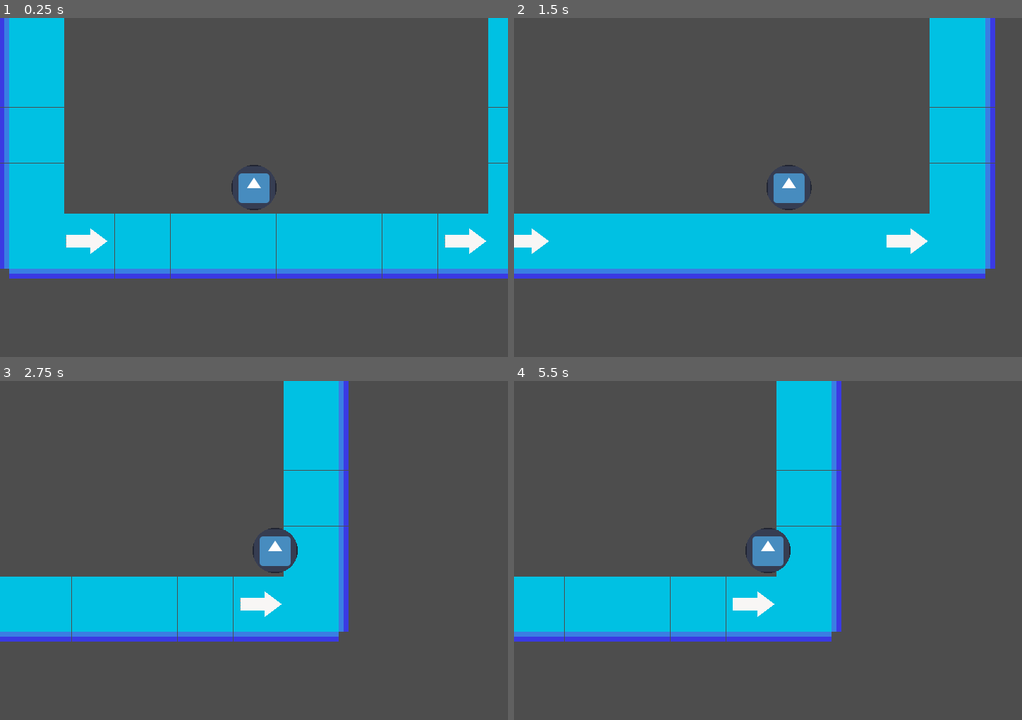
Above: before the commit, frames 1-4 (two rows, left to right).
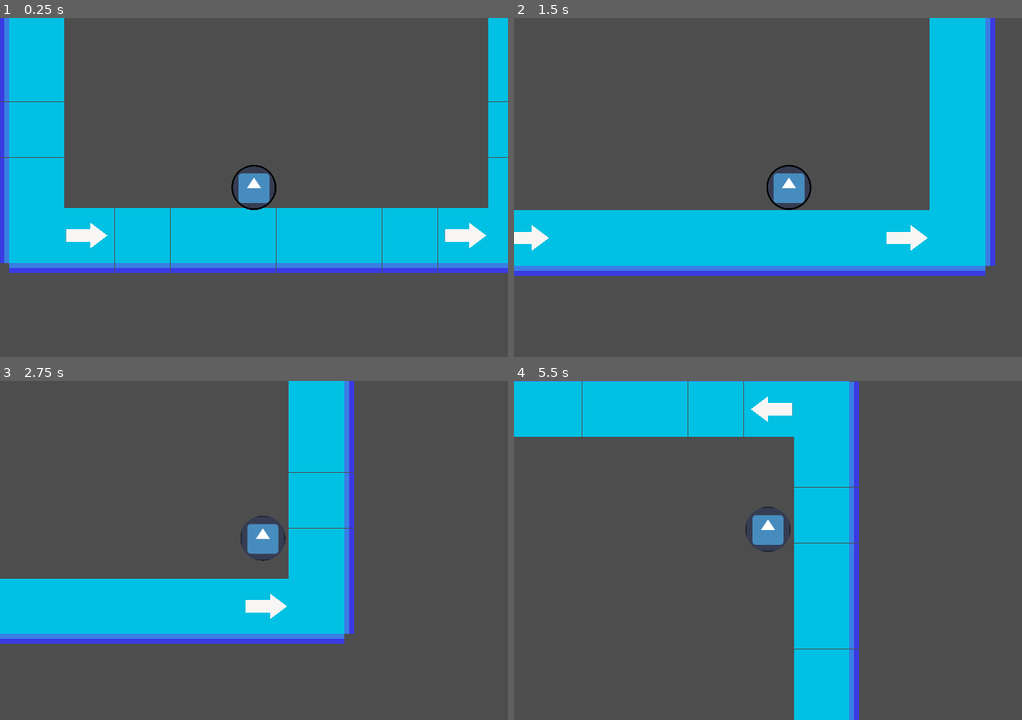
Above: after the commit, the same moments.

Repository: Timpan42/Italy-apl-game
Game: Godot game, scene res://Test-Scenes/Changin-Game-Direction.tscn
The game is run twice, just before and just after one commit, with the same random seed, the same clock (stepped at 60 frames per second) and the same inputs. This scene is started directly instead of the project's main scene. The engine's default icon, where the game draws it, is replaced by a stand-in: a white triangle on a blue panel in a dark square.
Inputs:
- Up to frame 1 (0.25 s): no input
- Up to frame 2 (1.5 s): tap Enter at 0.5 s; hold D (right_input) 0.53-1.28 s; tap Space (start_input) at 0.6, 1.35 s; hold Down (down_input) from 1.28 s (still down)
- Up to frame 3 (2.75 s): release Down (down_input) at 2.03 s; hold D (right_input) from 2.03 s (still down); tap Space (start_input) at 2.1 s
- Up to frame 4 (5.5 s): release D (right_input) at 2.78 s; hold Up (up_input) 2.78-3.53 s; tap Space (start_input) at 2.85, 3.6, 4.35, 5, 5.1 s; hold A (left_input) 3.53-5.03 s; hold Down (down_input) from 5.03 s (still down)

The runs differ from the first frame. In frame 1, 6.7% of the frame differs, in the area x 0-100%, y 24-77%; in frame 2, 3.6%; in frame 3, 5.6%; in frame 4, 28%, in the area x 0-68%, y 0-100%.

Commit message:
fixed the point system now works properly, stared on effect when doing inputs

Diff:
--- a/Levels/Level1.tscn
+++ b/Levels/Level1.tscn
@@ -477,6 +477,7 @@
 [node name="Player" parent="." instance=ExtResource("4_glsv6")]
 gravity = 980
 movementSpeed = 150.0
+cirecleIncloseTimer = 0.0
 
 [connection signal="changePlayerStartPosition" from="GameManager" to="Player" method="_on_game_manager_change_player_start_position"]
 [connection signal="startGame" from="GameManager" to="AudioSyncPlayer" method="_on_game_manager_start_game"]
--- a/Scripts/Platform/Arrow-Platform.gd
+++ b/Scripts/Platform/Arrow-Platform.gd
@@ -8,6 +8,9 @@
 
 func _get_turn_of_gravity():
 	return turnOfGravity
+
+func _on_body_entered(player):
+	player._collide_with_direction_block(sendingPlayerDirection)
 
 func _on_body_exited(player):
 	player._exited_direction_block()
@@ -22,4 +25,4 @@
 	player._on_perfect_collider()
 
 func _on_send_player_body_entered(player):
-	player._collide_with_direction_block(sendingPlayerDirection, turnOfGravity)
+	player._send_direction(turnOfGravity)
--- a/Scripts/Player/Player.gd
+++ b/Scripts/Player/Player.gd
@@ -1,7 +1,9 @@
 extends CharacterBody2D
 @export var gravity : int
+@export var movementSpeed : float
 
-@export var movementSpeed : float
+@onready var getCircle = $Circle
+@export var cirecleIncloseTimer : float
 
 var canMove = false
 var stopGravity = true
@@ -50,8 +52,23 @@
 
 	move_and_slide()
 
-func _collide_with_direction_block(direction : String, trunOfGravity : bool):
-	match direction:
+
+func _collide_with_direction_block(direction : String):
+	lastDirectionBlockInteraction = direction
+	onDirectionBlock = true
+	playerDidDirectionInput = true
+	_inclose_circle()
+
+func _inclose_circle():
+	var tween = get_tree().create_tween()
+	getCircle.scale = Vector2(1,1)
+	getCircle.visible = true
+	tween.tween_property(getCircle, "scale" ,Vector2(0.7,0.7), cirecleIncloseTimer)
+	await tween.finished
+	getCircle.visible = false
+
+func _send_direction(trunOfGravity : bool):
+	match lastDirectionBlockInteraction:
 		"up":
 			_change_player_movement(-1, false)
 		"down":
@@ -62,10 +79,7 @@
 			_change_player_movement(1, true)
 		_:
 			print("no direction")
-	lastDirectionBlockInteraction = direction
 	stopGravity = trunOfGravity
-	onDirectionBlock = true
-	playerDidDirectionInput = true
 
 func _change_player_movement(direction : int, horizontal):
 	moveHorizontal = horizontal
@@ -98,14 +112,12 @@
 		print("Wrong input")
 
 func _point_counter():
-	if onOk:
-		if onGreat:
-			if onPerfect:
-				points += 100
-			else:
-				points += 50
-		else:
-			points += 25
+	if onPerfect:
+		points += 100
+	elif onGreat:
+		points += 50
+	elif onOk:
+		points += 25
 	else:
 		print("no points")
 	print(points)
@@ -128,4 +140,5 @@
 
 func _on_game_manager_change_player_start_position(pos, direction, turnOfGravity):
 	position = pos
-	_collide_with_direction_block(direction, turnOfGravity)
+	lastDirectionBlockInteraction = direction
+	_send_direction(turnOfGravity)
--- a/Test-Scenes/Changin-Game-Direction.tscn
+++ b/Test-Scenes/Changin-Game-Direction.tscn
@@ -6,6 +6,7 @@
 [ext_resource type="PackedScene" uid="uid://wtebfil78odi" path="res://Prefabs/Platforms/Base-Platform.tscn" id="4_lo0oe"]
 [ext_resource type="PackedScene" uid="uid://e6oixedv2d0i" path="res://Prefabs/Platforms/Arrow-Platform-Right.tscn" id="5_qa1nk"]
 [ext_resource type="PackedScene" uid="uid://drfmlmppfhnvv" path="res://Prefabs/player/Player.tscn" id="6_bsvke"]
+[ext_resource type="Texture2D" uid="uid://d4niseypywdm6" path="res://Assets/circle.png" id="7_vwwfu"]
 
 [node name="Changin-game-direction" type="Node2D"]
 script = ExtResource("1_46sot")
@@ -169,9 +170,13 @@
 sendingPlayerDirection = "down"
 
 [node name="Player" parent="." instance=ExtResource("6_bsvke")]
-position = Vector2(345, 350)
+position = Vector2(345, 358)
 gravity = 980
 movementSpeed = 150.0
+
+[node name="Circle" type="Sprite2D" parent="Player"]
+scale = Vector2(0.7, 0.7)
+texture = ExtResource("7_vwwfu")
 
 [connection signal="startGame" from="." to="AudioSyncPlayer" method="_on_changingamedirection_start_game"]
 [connection signal="isPlaying" from="AudioSyncPlayer" to="." method="_on_audio_sync_player_is_playing"]
Binary file added: Assets/circle.png
Not shown, added: Assets/circle.png.import
Not shown: 1 places in Test-Scenes/Changin-Game-Direction.tscn that only renumber resources
